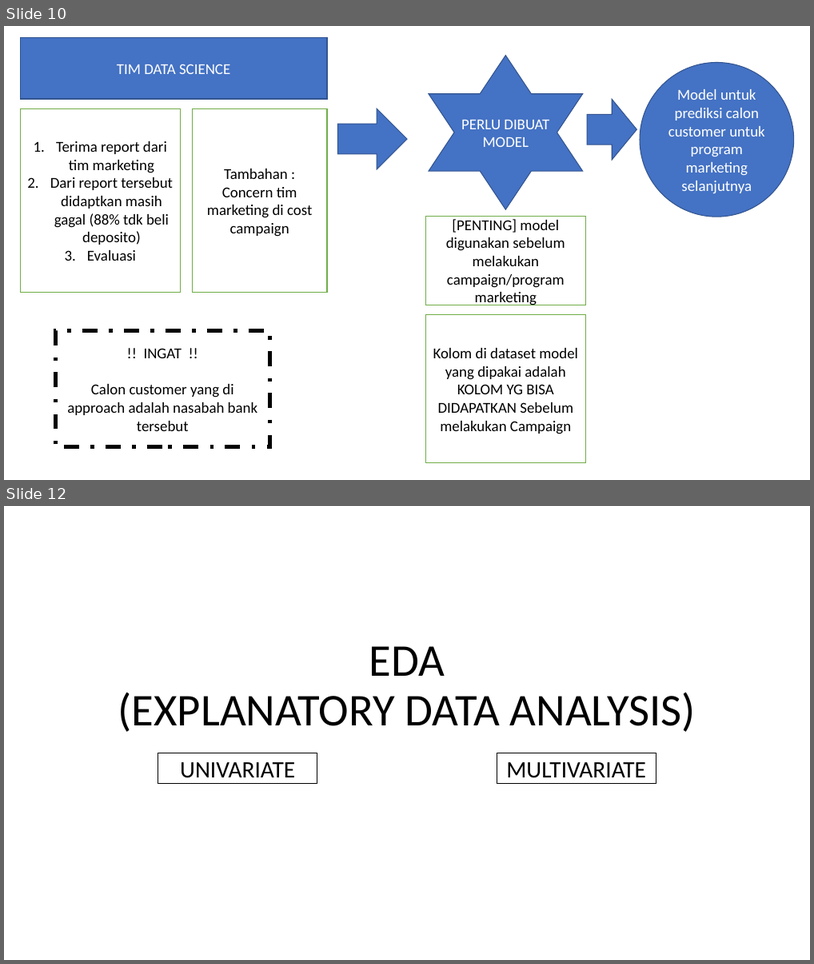
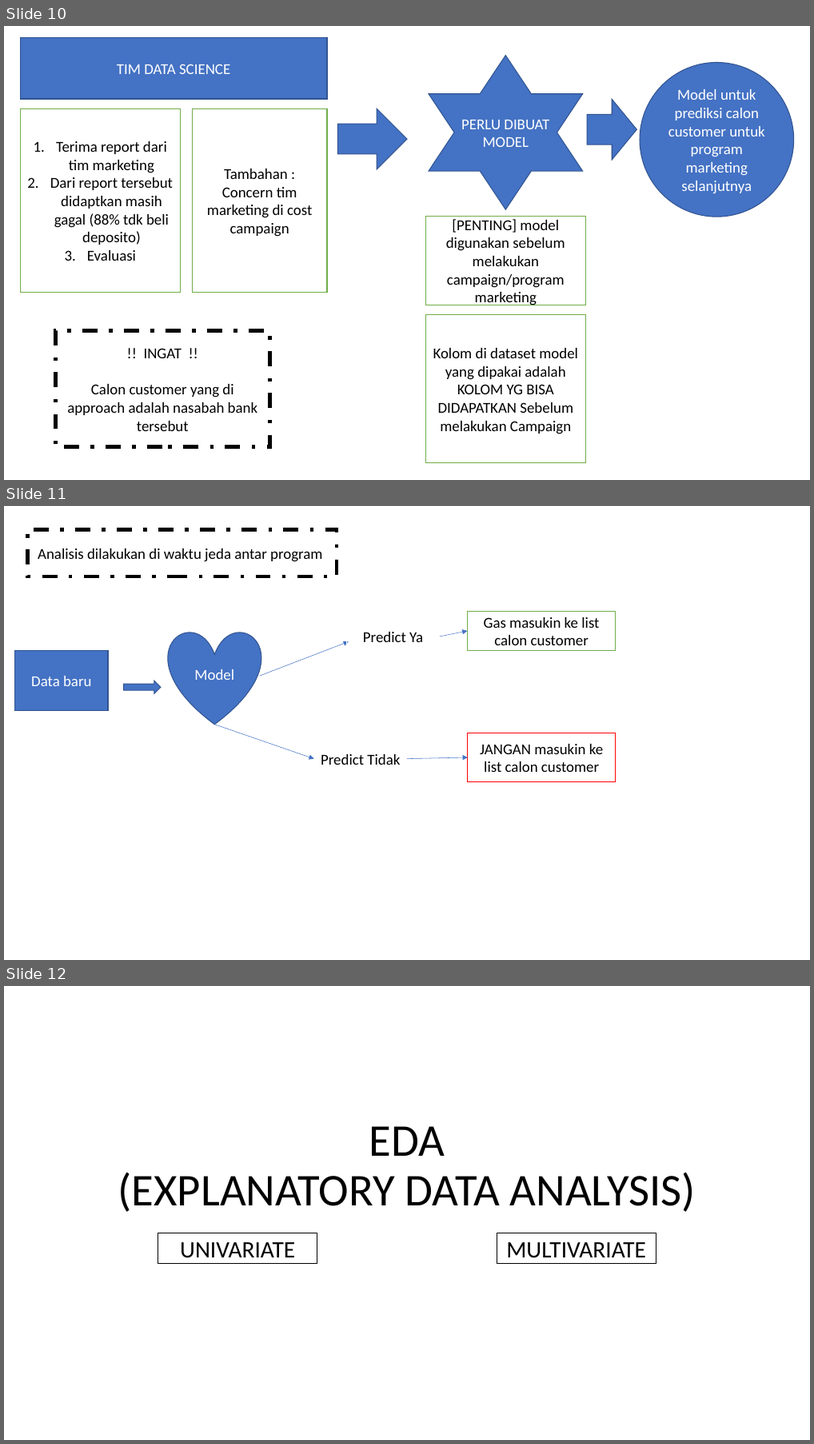
Before and after one commit to abdullahayas123/Tes-Model-Marketing-Scipy, a slide deck: Presentation-1.pptx. Shown one above the other, each under a label of ours: slides 10 and 12 before the commit, slides 10, 11 and 12 after it; the slides between them are not shown. The pictures are 814x964 and 814x1444 pixels, drawn with LibreOffice and Linux fonts; fonts in the diff are those of the drawing. Boxes give left, top, right and bottom in pixels: in the first picture for what was removed or moved away, otherwise in the second. Text is boxed around its words. In the diff, an @@ line names an element or a change of style, - is before the commit and + after.

```diff
--- a/Presentation-1.pptx
+++ b/Presentation-1.pptx
@@ slide 11 added at (4,506,810,960), background #FFFFFF @@
@@ rectangle added at (27,529,338,576), fill #FFFFFF, outline #000000 4.5 pt dashed, 18 pt, text #000000 @@
+Analisis dilakukan di waktu jeda antar program
@@ rectangle added at (347,619,440,654), outline #FFFFFF 1 pt, 18 pt, text #000000 @@
+Predict Ya
@@ rectangle added at (468,612,616,651), fill #FFFFFF, outline #70AD47 1 pt, 18 pt, text #000000 @@
+Gas masukin ke list calon customer
@@ heart added at (169,632,262,724), fill #4472C4, outline #325491 1 pt, 18 pt, text #FFFFFF @@
+Model
@@ arrow added from (260, 676) to (349, 641), #4472C4 0.5 pt @@
@@ arrow added from (440, 636) to (468, 631), #4472C4 0.5 pt @@
@@ rectangle added at (15,651,108,711), fill #4472C4, outline #325491 1 pt, 18 pt, text #FFFFFF @@
+Data baru
@@ right arrow added at (124,680,161,693), fill #4472C4, outline #325491 1 pt @@
@@ arrow added from (214, 724) to (314, 759), #4472C4 0.5 pt @@
@@ rectangle added at (314,741,407,776), outline #FFFFFF 1 pt, 18 pt, text #000000 @@
+Predict Tidak
@@ rectangle added at (468,733,616,782), fill #FFFFFF, outline #FF0000 1 pt, 18 pt, text #000000 @@
+JANGAN masukin ke list calon customer
@@ arrow added from (407, 759) to (468, 757), #4472C4 0.5 pt @@
```
Also in this commit, not shown: 7 slides changed, 1 other slide added.
